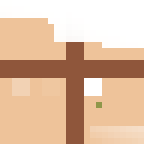
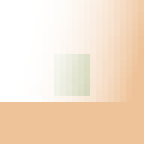
Layer changes from the first (144, 144) image to the second:
painted on "grid" over bbox(0, 0, 144, 144)
